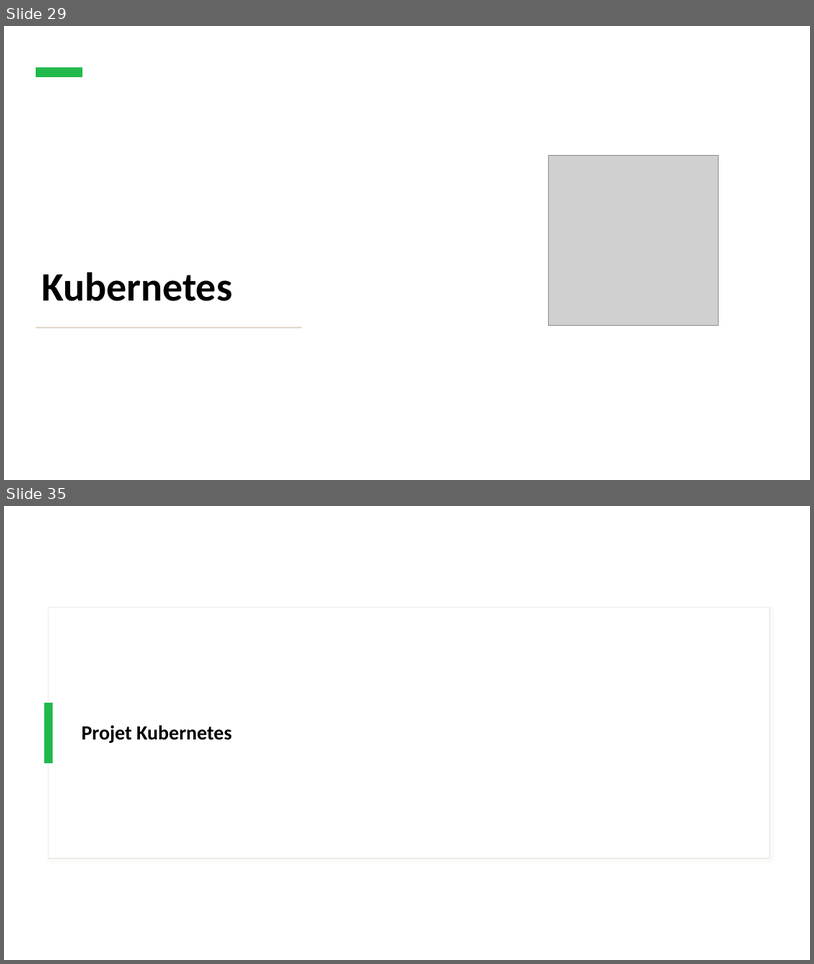
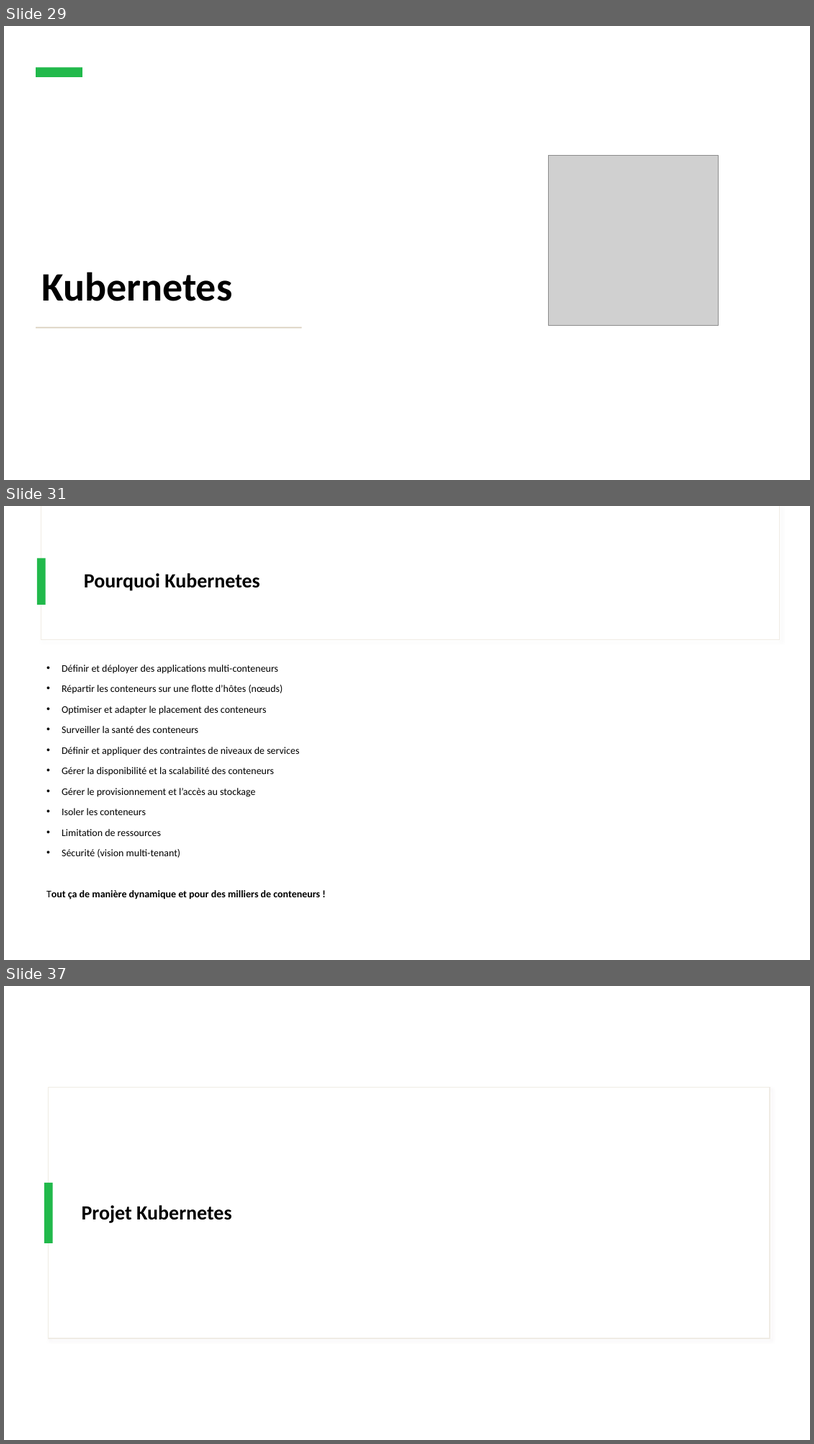
Before and after one commit to IPSSIASIDEV2/Jedy-DockerKubernetes-Formation, a slide deck: Cours/Cours.pptx. Shown one above the other, each under a label of ours: slides 29 and 35 before the commit, slides 29, 31 and 37 after it; the slides between them are not shown. The pictures are 814x964 and 814x1444 pixels, drawn with LibreOffice and Linux fonts; fonts in the diff are those of the drawing; grey boxes stand for pictures. Boxes give left, top, right and bottom in pixels: in the first picture for what was removed or moved away, otherwise in the second. Text is boxed around its words. In the diff, an @@ line names an element or a change of style, - is before the commit and + after.

```diff
--- a/Cours/Cours.pptx
+++ b/Cours/Cours.pptx
@@ slide 31 added at [4, 506, 810, 960], background #FFFFFF @@
@@ rectangle added at [41, 506, 779, 640], fill #FFFFFF, outline #F0ECE5 0.75 pt @@
@@ rectangle added at [41, 506, 779, 639], fill #FFFFFF @@
@@ rectangle added at [37, 558, 46, 605], fill #21B94B @@
@@ title added at [84, 573, 260, 591], 24 pt, text #000000, bold @@
+Pourquoi Kubernetes
@@ text added at [46, 664, 320, 899], 12 pt, text #000000 @@
+• Définir et déployer des applications multi-conteneurs
+• Répartir les conteneurs sur une flotte d’hôtes (nœuds)
+• Optimiser et adapter le placement des conteneurs
+• Surveiller la santé des conteneurs
+• Définir et appliquer des contraintes de niveaux de services
+• Gérer la disponibilité et la scalabilité des conteneurs
+• Gérer le provisionnement et l’accès au stockage
+• Isoler les conteneurs
+• Limitation de ressources
+• Sécurité (vision multi-tenant)
+Tout ça de manière dynamique et pour des milliers de conteneurs !
@@ what was slide 35 is now slide 37 @@
```
Also in this commit, not shown: 1 slide changed, 5 other slides added, 4 slides removed, 8 other files.
